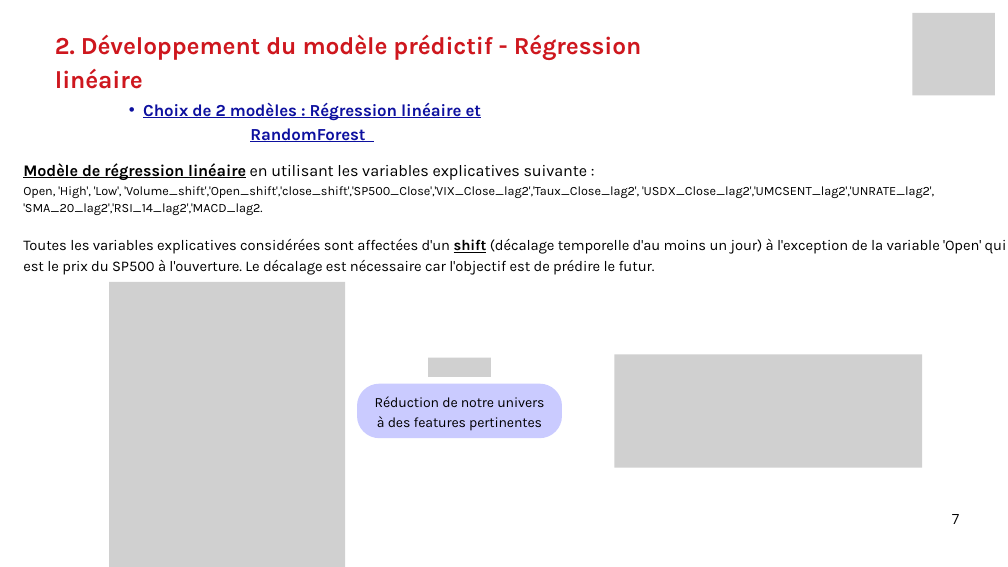
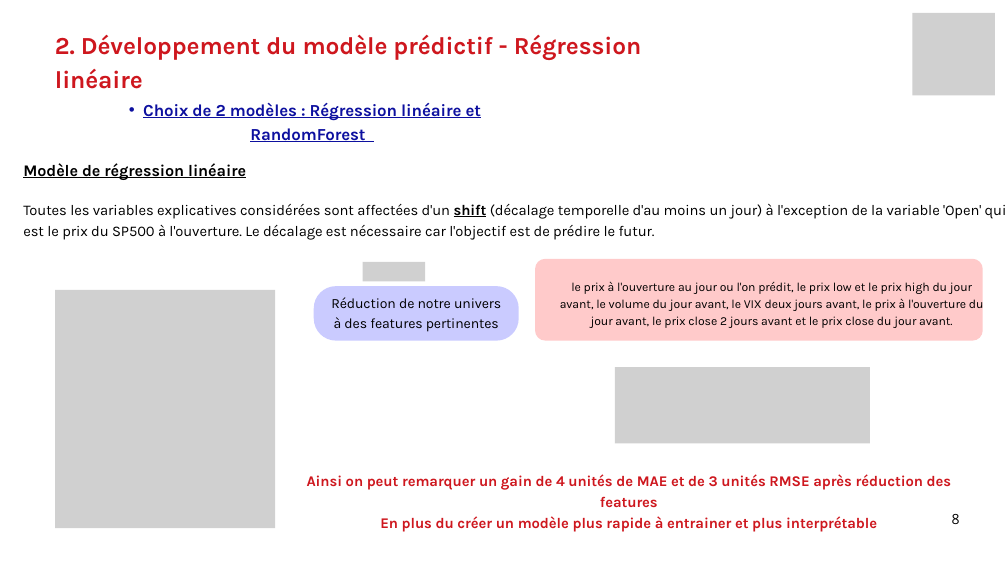
Before and after one commit to Data-project-team-ecm/TD-MID-TERM, a slide deck: slide 8 of TD noté Projet DATA.pptx (slide 7 before the commit). Drawn at 1008x567 pixels with LibreOffice and Linux fonts; fonts in the diff are those of the drawing; grey boxes stand for pictures. Boxes give left, top, right and bottom in pixels: in the first picture for what was removed or moved away, otherwise in the second. Text is boxed around its words. In the diff, an @@ line names an element or a change of style, - is before the commit and + after.

```diff
--- a/TD noté Projet DATA.pptx
+++ b/TD noté Projet DATA.pptx
@@ text at (23, 163, 246, 180): text changed; size 18.1 to 23.1 pt; bold on @@
-Modèle de régression linéaire en utilisant les variables explicatives suivante :
-Open, 'High', 'Low', 'Volume_shift','Open_shift','close_shift','SP500_Close','VIX_Close_lag2','Taux_Close_lag2', 'USDX_Close_lag2','UMCSENT_lag2','UNRATE_lag2',
-'SMA_20_lag2','RSI_14_lag2','MACD_lag2.
+Modèle de régression linéaire
@@ picture: place and size @@
-picture at (428, 357, 491, 376)
+picture at (362, 262, 425, 281)
@@ freeform shape added at (535, 259, 983, 341), fill #FFCACA @@
@@ picture added at (55, 290, 275, 528) @@
@@ picture removed at (109, 282, 345, 567) @@
@@ freeform shape: place and size @@
-freeform shape at (357, 384, 562, 438)
+freeform shape at (314, 286, 519, 341)
@@ text "Réduction de notre univers à ...": place and size @@
-text "Réduction de notre univers à ..." at (375, 396, 544, 431)
+text "Réduction de notre univers à ..." at (331, 297, 501, 332)
@@ text added at (560, 282, 984, 328), 17.6 pt, text #000000 @@
+le prix à l'ouverture au jour ou l'on prédit, le prix low et le prix high du jour avant, le volume du jour avant, le VIX deux jours avant, le prix à l'ouverture du jour avant, le prix close 2 jours avant et le prix close du jour avant.
@@ picture: place and size @@
-picture at (614, 354, 922, 468)
+picture at (615, 367, 870, 444)
@@ text added at (307, 474, 952, 532), 21.1 pt, text #CE171E, bold @@
+Ainsi on peut remarquer un gain de 4 unités de MAE et de 3 unités RMSE après réduction des features
+En plus du créer un modèle plus rapide à entrainer et plus interprétable
@@ text at (952, 514, 960, 524): text changed @@
-7
+8
```
Also in this commit, not shown: 6 other slides changed, 2 slides added, 1 slide removed.
